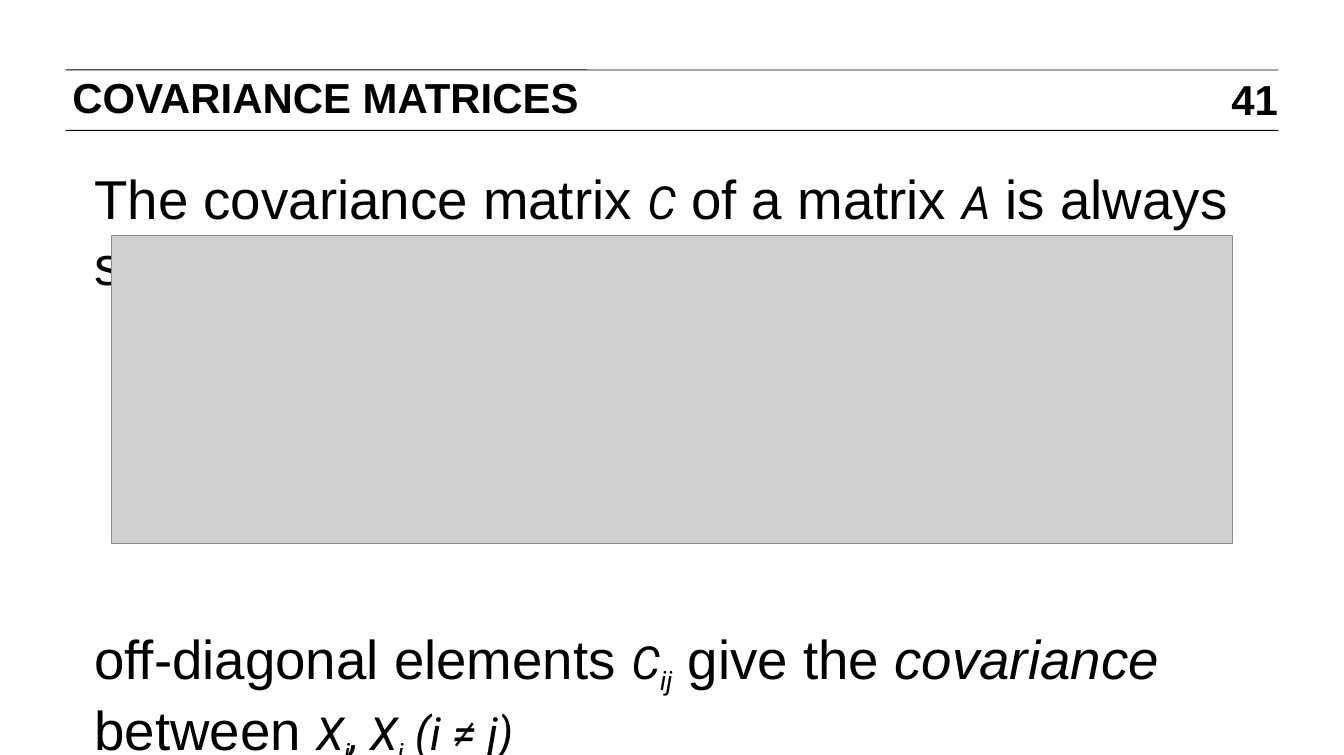
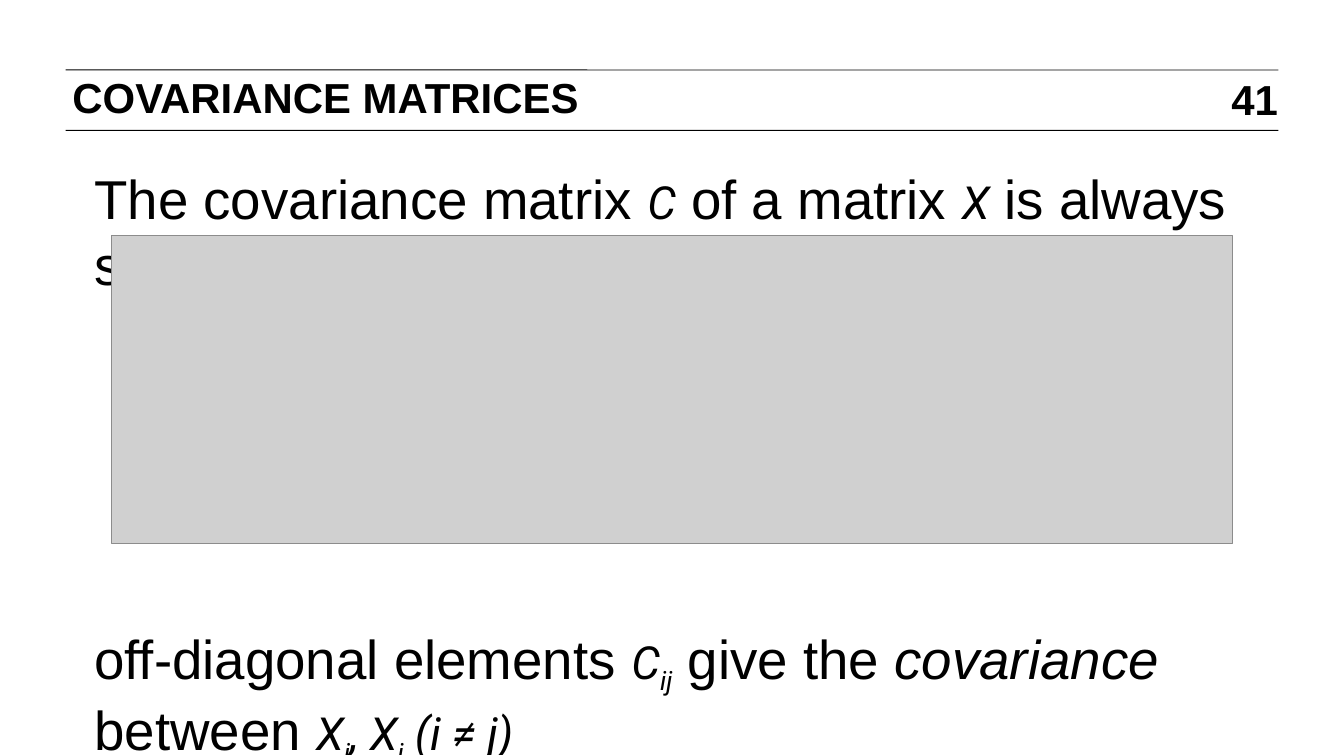
Before and after one commit to ajschumacher/gadsdc, a slide deck: slide 41 of 18-dim_reduc/slides.pptx. Drawn at 1344x755 pixels with LibreOffice and Linux fonts; fonts in the diff are those of the drawing; grey boxes stand for pictures. Boxes give left, top, right and bottom in pixels: in the first picture for what was removed or moved away, otherwise in the second. Text is boxed around its words. In the diff, an @@ line names an element or a change of style, - is before the commit and + after.

```diff
--- a/18-dim_reduc/slides.pptx
+++ b/18-dim_reduc/slides.pptx
@@ text at (x1=94, y1=179, x2=1226, y2=295): text changed @@
-The covariance matrix C of a matrix A is always square:
+The covariance matrix C of a matrix X is always square:
```
Also in this commit, not shown: 23 other slides changed, 1 other file.
